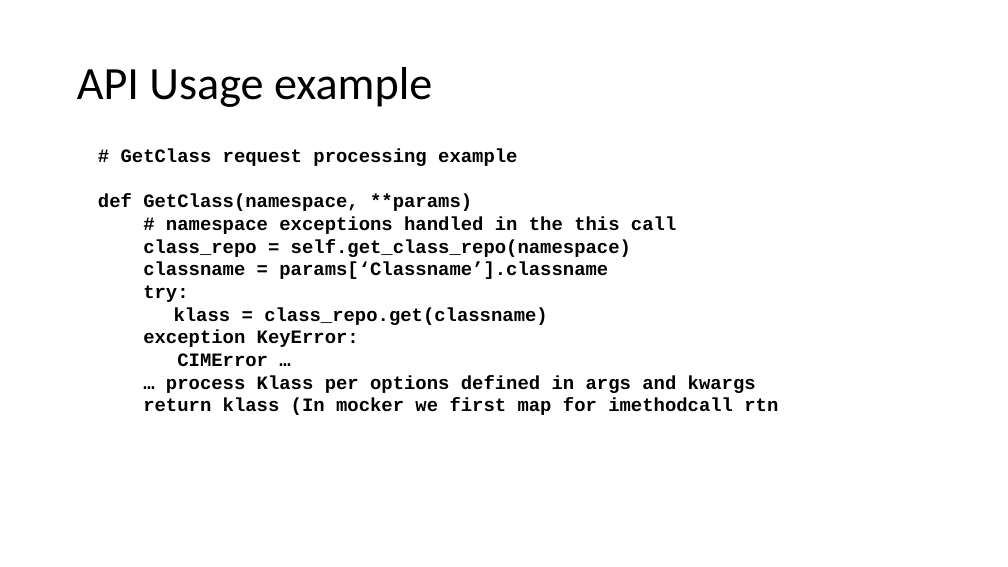
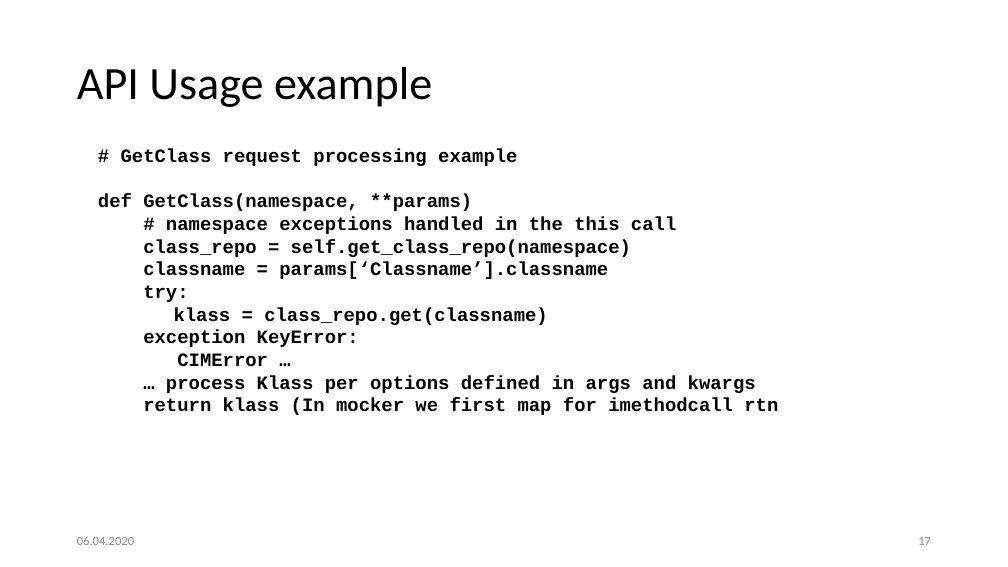
Before and after one commit to pywbem/pywbem, a slide deck: slide 17 of design/RepositoryStructure.pptx. Drawn at 1008x567 pixels with LibreOffice and Linux fonts; fonts in the diff are those of the drawing. Boxes give left, top, right and bottom in pixels: in the first picture for what was removed or moved away, otherwise in the second. Text is boxed around its words. In the diff, an @@ line names an element or a change of style, - is before the commit and + after.

```diff
--- a/design/RepositoryStructure.pptx
+++ b/design/RepositoryStructure.pptx
@@ text added at [77, 536, 134, 545], 12 pt, text #8C8C8C @@
+06.04.2020
@@ page number added at [918, 537, 931, 545], 12 pt, text #8C8C8C @@
+17
```
Also in this commit, not shown: 21 other slides changed.
